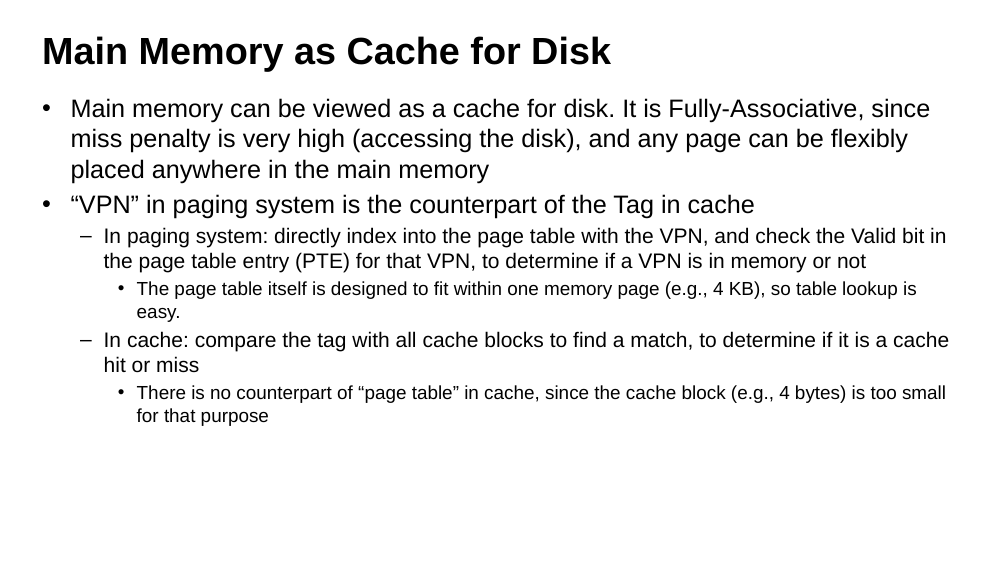
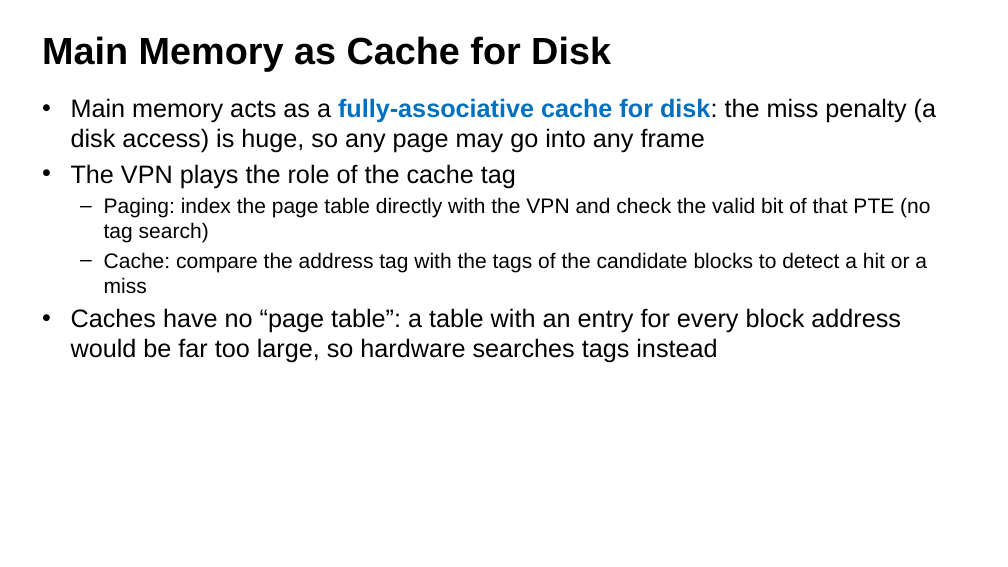
Before and after one commit to guhofstra/CSC112Fa26, a slide deck: slide 58 of PPTs/L8-Memory System II Paging.pptx (slide 63 before the commit). Drawn at 1008x567 pixels with LibreOffice and Linux fonts; fonts in the diff are those of the drawing. Boxes give left, top, right and bottom in pixels: in the first picture for what was removed or moved away, otherwise in the second. Text is boxed around its words. In the diff, an @@ line names an element or a change of style, - is before the commit and + after.

```diff
--- a/PPTs/L8-Memory System II Paging.pptx
+++ b/PPTs/L8-Memory System II Paging.pptx
@@ text at <box>71,98,936,363</box>: text changed; size 20 to 24 pt @@
-• Main memory can be viewed as a cache for disk. It is Fully-Associative, since miss penalty is very high (accessing the disk), and any page can be flexibly placed anywhere in the main memory
-• “VPN” in paging system is the counterpart of the Tag in cache
-  – In paging system: directly index into the page table with the VPN, and check the Valid bit in the page table entry (PTE) for that VPN, to determine if a VPN is in memory or not
-    • The page table itself is designed to fit within one memory page (e.g., 4 KB), so table lookup is easy.
-  – In cache: compare the tag with all cache blocks to find a match, to determine if it is a cache hit or miss
-    • There is no counterpart of “page table” in cache, since the cache block (e.g., 4 bytes) is too small for that purpose
+• Main memory acts as a fully-associative cache for disk: the miss penalty (a disk access) is huge, so any page may go into any frame
+• The VPN plays the role of the cache tag
+  – Paging: index the page table directly with the VPN and check the valid bit of that PTE (no tag search)
+  – Cache: compare the address tag with the tags of the candidate blocks to detect a hit or a miss
+• Caches have no “page table”: a table with an entry for every block address would be far too large, so hardware searches tags instead
```
Also in this commit, not shown: 45 other slides changed, 5 slides added, 7 other files.
